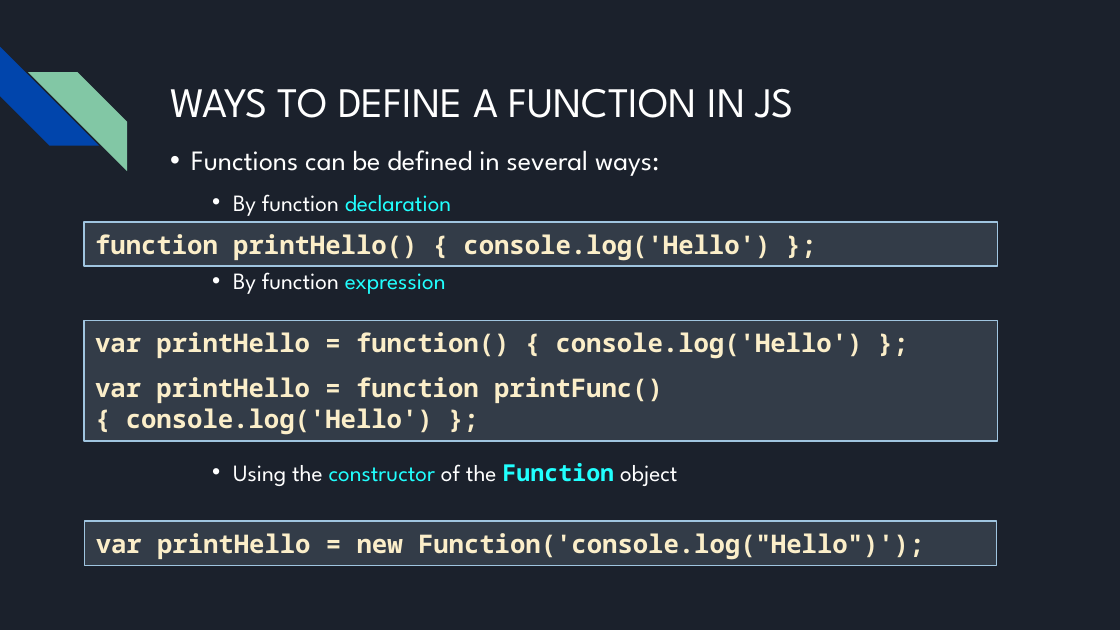
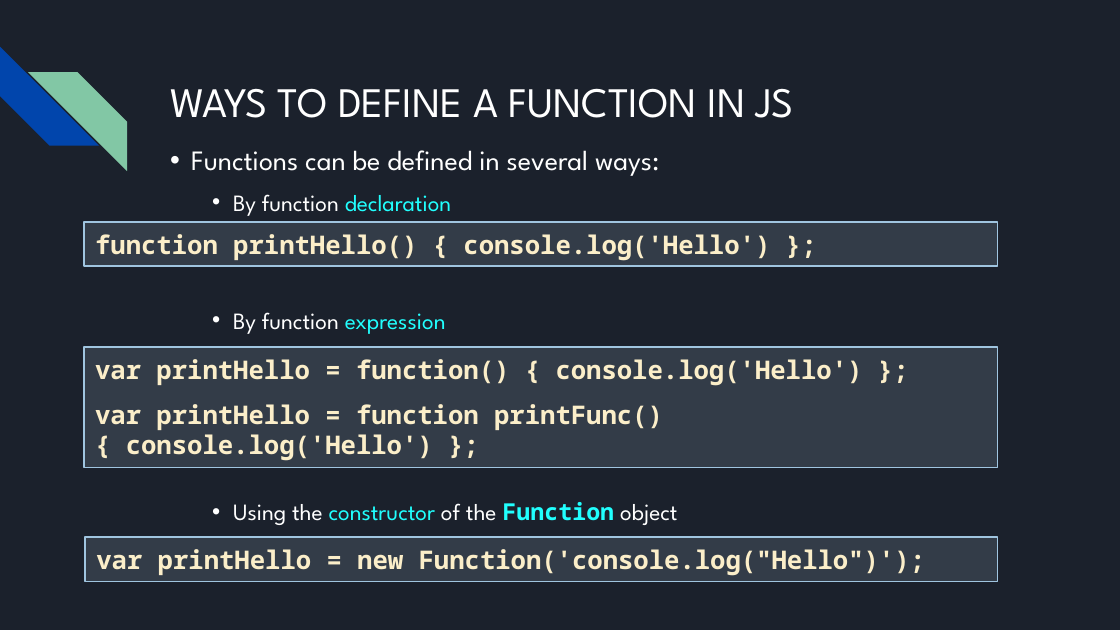
Before and after one commit to bulhard/Javascript-Programming-2022, a slide deck: slide 7 of Presentations/05 Javascript functions and objects.pptx. Drawn at 1120x630 pixels with LibreOffice and Linux fonts; fonts in the diff are those of the drawing. Boxes give left, top, right and bottom in pixels: in the first picture for what was removed or moved away, otherwise in the second. Text is boxed around its words. In the diff, an @@ line names an element or a change of style, - is before the commit and + after.

```diff
--- a/Presentations/05 Javascript functions and objects.pptx
+++ b/Presentations/05 Javascript functions and objects.pptx
@@ text "Functions can be defined in ..." rewrapped from bbox=[191, 150, 677, 486] to bbox=[191, 150, 677, 525] @@
@@ rectangle "var printHello = function() { ...": place and size @@
-rectangle "var printHello = function() { ..." at bbox=[84, 320, 997, 441]
+rectangle "var printHello = function() { ..." at bbox=[84, 347, 997, 468]
@@ rectangle "var printHello = new Function('console.log("Hello")');": place and size @@
-rectangle "var printHello = new Function('console.log("Hello")');" at bbox=[85, 521, 997, 566]
+rectangle "var printHello = new Function('console.log("Hello")');" at bbox=[85, 538, 997, 582]
```
Also in this commit, not shown: 5 other slides changed, 25 other files.
